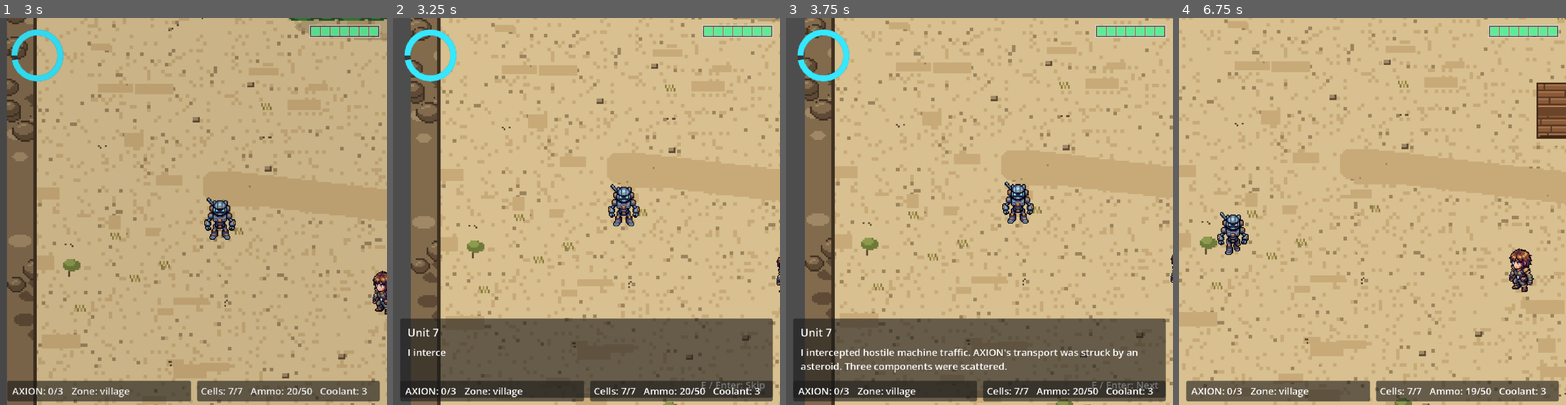
Above: before the commit, frames 1-4 (left to right).
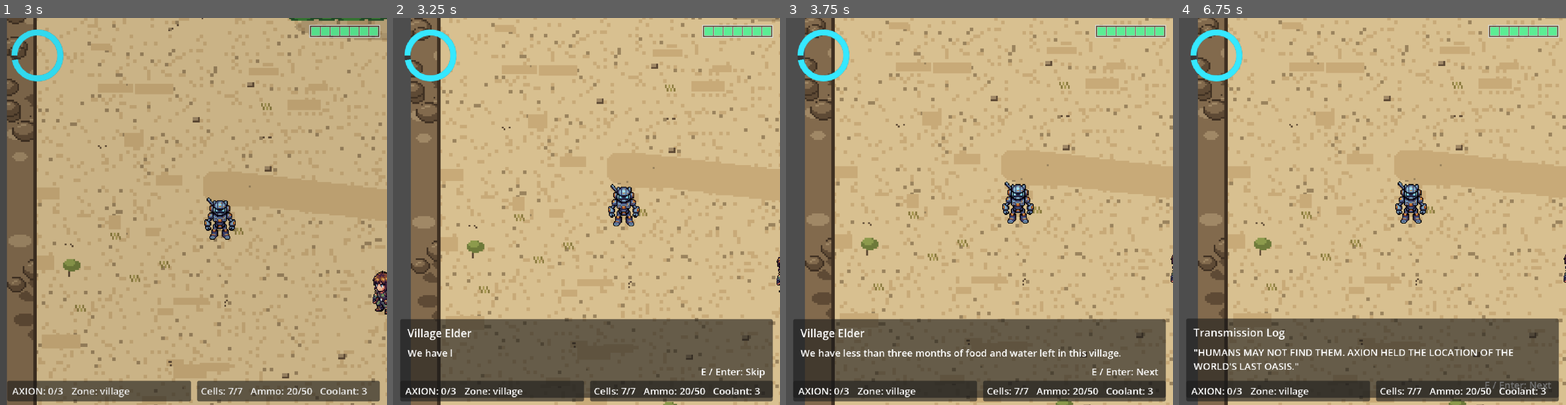
Above: after the commit, the same moments.

Repository: Barachiell/unit-7-oasis
Game: Godot game, scene res://ui/title_screen.tscn
Same seed, same stepped clock (60 frames per second), same inputs: the game is played once before the commit and once after it. Video files are missing from this copy of the repository; at most half a second of black plays in their place.
Inputs (mouse positions are in pixels of both pictures, inside the frame that each line leads up to):
- Up to frame 1 (3 s): click "PLAY" at 0.5 s; click "Start" at 1.25 s; tap Enter (ui_accept) at 2, 2.27, 2.75 s; move the mouse to (278, 192) at 2.02 s; hold D (move_right) 2.03-2.78 s; hold E (advance_dialogue) 2.03-2.78 s; tap Shift (run) at 2.3, 2.85 s; move the mouse to (116, 230) at 2.77 s; hold S (move_down) from 2.78 s (still down)
- Up to frame 2 (3.25 s): keep holding S (move_down); tap Enter (ui_accept) at 3.02 s; tap E (advance_dialogue) at 3.05 s
- Up to frame 3 (3.75 s): move the mouse to (1018, 126) at 3.52 s; release S (move_down) at 3.53 s; hold D (move_right) from 3.53 s (still down); hold E (advance_dialogue) from 3.53 s (still down)
- Up to frame 4 (6.75 s): tap Shift (run) at 3.8, 4.35, 5.3 s; tap Enter (ui_accept) at 4.25, 4.52, 5.27, 5.75, 6.02 s; move the mouse to (1353, 288) at 4.27 s; release D (move_right) at 4.28 s; release E (advance_dialogue) at 4.28 s; hold W (move_up) 4.28-5.03 s; tap E (advance_dialogue) at 4.55, 6.05 s; move the mouse to (1488, 269) at 5.02 s; press the mouse at (1488, 269) at 5.03 s; hold A (move_left) 5.03-6.53 s; tap Escape (ui_cancel) at 5.65 s; move the mouse to (1256, 153) at 5.77 s; release the mouse at (1256, 153) at 5.78 s; tap R (use_coolant) at 5.85 s; move the mouse to (1391, 211) at 6.52 s; hold S (move_down) from 6.53 s (still down); hold E (advance_dialogue) from 6.53 s (still down)

Frame 1 is identical in both runs. In frame 2, 0.8% of the frame differs, in the area x 3-99%, y 77-97%; in frame 3, 2.1%; in frame 4, 35%, in the area x 0-100%, y 0-100%.

Commit message:
feat: add ending video flow and update narrative text
- add reusable video sequence scene/script for intro and ending

- route final AXION completion to ending video scene

- add ending OGV asset and export preset config updates

- refresh dialogue text content

Co-authored-by: Copilot <223556219+Copilot@users.noreply.github.com>

Diff:
--- a/autoload/game_manager.gd
+++ b/autoload/game_manager.gd
@@ -20,6 +20,9 @@
 var intro_played: bool = false
 
 func _ready() -> void:
+	get_tree().debug_collisions_hint = false
+	get_tree().debug_navigation_hint = false
+	get_tree().debug_paths_hint = false
 	reset_run_state()
 
 func reset_run_state() -> void:
--- a/data/dialogue.json
+++ b/data/dialogue.json
@@ -2,25 +2,45 @@
   "intro_opening": [
     {
       "speaker": "Narrator",
-      "text": "In a world where AI took over and humanity was scattered.."
+      "text": "In a world where AI took over and humanity was scattered..."
     }
   ],
   "intro_transmission": [
     {
       "speaker": "Village Elder",
-      "text": "The world has run dry. We have less than three months of food and water left in this village."
+      "text": "Sieb, I'm worried..."
+    },
+    {
+      "speaker": "Village Elder",
+      "text": "We have less than three months of food and water left in this village."
     },
     {
       "speaker": "Unit 7",
-      "text": "I intercepted hostile machine traffic. AXION's transport was struck by an asteroid. Three components were scattered."
+      "text": "Hanssiee, I need to tell you something."
+    },
+    {
+      "speaker": "Unit 7",
+      "text": "I intercepted hostile machine traffic. AXION's transport was struck by an asteroid. Three components were scattered, and they hold information that could save us all."
+    },
+    {
+      "speaker": "Narrator",
+      "text": "In Sieb's mind, the message pulsed:"
     },
     {
       "speaker": "Transmission Log",
       "text": "\"HUMANS MAY NOT FIND THEM. AXION HELD THE LOCATION OF THE WORLD'S LAST OASIS.\""
     },
     {
-      "speaker": "Unit 7",
-      "text": "Objective acknowledged. Recover all three components. Directions received: NORTH, then WEST, then NORTH."
+      "speaker": "Arwen",
+      "text": "Sieb, if you are certain, go! Only you can save us."
+    },
+    {
+      "speaker": "Narrator",
+      "text": "In Sieb's mind, the message goes:"
+    },
+    {
+      "speaker": "Transmission Log",
+      "text": "Objective acknowledged. Recover all three components. Directions received: UP, LEFT, UP."
     }
   ],
   "component_north_found": [
@@ -32,7 +52,11 @@
   "component_west_found": [
     {
       "speaker": "Unit 7",
-      "text": "Second AXION component recovered. Final direction: NORTH once more."
+      "text": "Second AXION component recovered. Final direction: NORTH."
+    },
+    {
+      "speaker": "Unit 7",
+      "text": "We are so close."
     }
   ],
   "component_final_found": [
@@ -42,7 +66,11 @@
     },
     {
       "speaker": "Unit 7",
-      "text": "Assembly complete, but AXION will not boot without its hard drive."
+      "text": "..."
+    },
+    {
+      "speaker": "Unit 7",
+      "text": "Assembly complete. AXION will not boot without energy. You need to connect it to yourself."
     },
     {
       "speaker": "Unit 7",
@@ -52,11 +80,15 @@
   "ending_return": [
     {
       "speaker": "AXION",
-      "text": "CONNECTION COMPLETE\n\nGEOLOCATIZATION ACQUIRE\n\nACTIVATE BOMB TO HUMANS LAST LOCATION"
+      "text": "Hi, Unit 7... or Sieb..."
     },
     {
       "speaker": "AXION",
-      "text": "HUMANITY ANIALATED\nAI WINS"
+      "text": "Geolocation acquired..."
+    },
+    {
+      "speaker": "AXION",
+      "text": "Thank you for the final location of all humans."
     }
   ],
   "village_human_1": [
--- a/project.godot
+++ b/project.godot
@@ -105,4 +105,5 @@
 [rendering]
 
 textures/canvas_textures/default_texture_filter=0
+textures/vram_compression/import_etc2_astc=true
 renderer/rendering_method="gl_compatibility"
--- a/scripts/ui/intro_sequence.gd
+++ /dev/null
@@ -1,96 +0,0 @@
-extends Control
-
-const VILLAGE_SCENE_PATH := "res://scenes/zones/village.tscn"
-const INTRO_VIDEO_PATH := "res://assets/video/oasis_intro.ogv"
-const INTRO_DIALOGUE_ID := "intro_opening"
-const DIALOGUE_MANAGER_PATH := "/root/DialogueManager"
-const GAME_MANAGER_PATH := "/root/GameManager"
-const VIDEO_SOURCE_SIZE := Vector2(1280.0, 720.0)
-const VIDEO_ZOOM := 1.35
-
-@onready var intro_video_player: VideoStreamPlayer = $VideoCenter/IntroVideoPlayer
-@onready var continue_label: Label = $ContinuePrompt/ContinueLabel
-
-var is_awaiting_continue: bool = false
-var is_transitioning: bool = false
-
-func _ready() -> void:
-	continue_label.visible = false
-	intro_video_player.custom_minimum_size = _zoomed_video_size()
-	_play_sequence()
-
-func _unhandled_input(event: InputEvent) -> void:
-	if not is_awaiting_continue or is_transitioning:
-		return
-
-	if event.is_action_pressed("interact") or event.is_action_pressed("advance_dialogue"):
-		get_viewport().set_input_as_handled()
-		_start_game()
-
-func _play_sequence() -> void:
-	await get_tree().process_frame
-	await _show_intro_dialogue()
-	if is_transitioning:
-		return
-
-	await _play_intro_video()
-	if is_transitioning:
-		return
-
-	_await_player_continue()
-
-func _show_intro_dialogue() -> void:
-	var dialogue_manager: Node = get_node_or_null(DIALOGUE_MANAGER_PATH)
-	if dialogue_manager == null:
-		push_warning("DialogueManager autoload missing; skipping intro dialogue.")
-		return
-
-	var started: bool = dialogue_manager.show_dialogue(INTRO_DIALOGUE_ID)
-	if not started:
-		return
-
-	while true:
-		var finished_id: String = await dialogue_manager.dialogue_finished
-		if finished_id == INTRO_DIALOGUE_ID:
-			return
-
-func _play_intro_video() -> void:
-	var intro_stream: VideoStream = _load_intro_stream()
-	if intro_stream == null:
-		push_warning("Intro video stream could not be loaded; skipping playback.")
-		return
-
-	intro_video_player.stream = intro_stream
-	intro_video_player.visible = true
-	intro_video_player.play()
-	await intro_video_player.finished
-
-func _zoomed_video_size() -> Vector2:
-	var viewport_width: float = float(ProjectSettings.get_setting("display/window/size/viewport_width"))
-	var scale: float = (viewport_width / VIDEO_SOURCE_SIZE.x) * VIDEO_ZOOM
-	return (VIDEO_SOURCE_SIZE * scale).round()
-
-func _load_intro_stream() -> VideoStream:
-	if not ResourceLoader.exists(INTRO_VIDEO_PATH):
-		return null
-
-	var loaded_stream: Resource = ResourceLoader.load(INTRO_VIDEO_PATH)
-	if loaded_stream is VideoStream:
-		return loaded_stream
-
-	return null
-
-func _await_player_continue() -> void:
-	continue_label.visible = true
-	is_awaiting_continue = true
-
-func _start_game() -> void:
-	if is_transitioning:
-		return
-
-	is_transitioning = true
-	is_awaiting_continue = false
-	continue_label.visible = false
-	var game_manager: OasisGameManager = get_node(GAME_MANAGER_PATH)
-	game_manager.reset_run_state()
-	get_tree().change_scene_to_file(VILLAGE_SCENE_PATH)
--- /dev/null
+++ b/scripts/ui/video_sequence.gd
@@ -0,0 +1,137 @@
+class_name VideoSequence
+extends Control
+
+const DIALOGUE_MANAGER_PATH := "/root/DialogueManager"
+const GAME_MANAGER_PATH := "/root/GameManager"
+const DEFAULT_NEXT_SCENE_PATH := "res://ui/main_menu.tscn"
+const VIDEO_SOURCE_SIZE := Vector2(1280.0, 720.0)
+
+@export_file("*.ogv") var video_path: String = ""
+@export var dialogue_id: String = ""
+@export_file("*.tscn") var next_scene_path: String = ""
+@export var resets_run_state_on_exit: bool = false
+@export var video_zoom: float = 1.35
+@export var continue_text: String = "Press Enter to continue"
+@export var is_skippable: bool = true
+
+@onready var video_player: VideoStreamPlayer = $VideoCenter/VideoPlayer
+@onready var continue_label: Label = $ContinuePrompt/ContinueLabel
+
+var is_awaiting_continue: bool = false
+var is_transitioning: bool = false
+
+func _ready() -> void:
+	continue_label.visible = false
+	continue_label.text = continue_text
+	video_player.custom_minimum_size = _zoomed_video_size()
+	_play_sequence()
+
+func _unhandled_input(event: InputEvent) -> void:
+	if is_transitioning:
+		return
+
+	if is_awaiting_continue:
+		if event.is_action_pressed("interact") or event.is_action_pressed("advance_dialogue"):
+			get_viewport().set_input_as_handled()
+			_go_to_next_scene()
+		return
+
+	if not is_skippable:
+		return
+	if not event.is_action_pressed("ui_cancel"):
+		return
+	if not video_player.is_playing():
+		return
+
+	get_viewport().set_input_as_handled()
+	video_player.stop()
+	_await_player_continue()
+
+func _play_sequence() -> void:
+	await get_tree().process_frame
+	await _show_dialogue()
+	if is_transitioning:
+		return
+
+	await _play_video()
+	if is_transitioning:
+		return
+
+	_await_player_continue()
+
+func _show_dialogue() -> void:
+	if dialogue_id.is_empty():
+		return
+
+	var dialogue_manager: Node = get_node_or_null(DIALOGUE_MANAGER_PATH)
+	if dialogue_manager == null:
+		push_warning("DialogueManager autoload missing; skipping dialogue.")
+		return
+
+	var started: bool = dialogue_manager.show_dialogue(dialogue_id)
+	if not started:
+		return
+
+	while true:
+		var finished_id: String = await dialogue_manager.dialogue_finished
+		if finished_id == dialogue_id:
+			return
+
+func _play_video() -> void:
+	var stream: VideoStream = _load_video_stream()
+	if stream == null:
+		push_warning("Video stream '%s' could not be loaded; skipping playback." % video_path)
+		return
+
+	video_player.stream = stream
+	video_player.visible = true
+	video_player.play()
+	await video_player.finished
+
+func _zoomed_video_size() -> Vector2:
+	var viewport_width: float = float(ProjectSettings.get_setting("display/window/size/viewport_width"))
+	var scale: float = (viewport_width / VIDEO_SOURCE_SIZE.x) * video_zoom
+	return (VIDEO_SOURCE_SIZE * scale).round()
+
+func _load_video_stream() -> VideoStream:
+	if video_path.is_empty():
+		push_warning("Video path is empty; skipping playback.")
+		return null
+	if not ResourceLoader.exists(video_path):
+		return null
+
+	var loaded_stream: Resource = ResourceLoader.load(video_path)
+	if loaded_stream is VideoStream:
+		return loaded_stream
+
+	return null
+
+func _await_player_continue() -> void:
+	if is_awaiting_continue:
+		return
+	continue_label.visible = true
+	is_awaiting_continue = true
+
+func _go_to_next_scene() -> void:
+	if is_transitioning:
+		return
+
+	is_transitioning = true
+	is_awaiting_continue = false
+	continue_label.visible = false
+
+	if resets_run_state_on_exit:
+		var game_manager: OasisGameManager = get_node_or_null(GAME_MANAGER_PATH)
+		if game_manager == null:
+			push_error("GameManager autoload missing; cannot reset run state.")
+		else:
+			game_manager.reset_run_state()
+
+	var target_scene_path: String = _resolve_next_scene_path()
+	get_tree().change_scene_to_file(target_scene_path)
+
+func _resolve_next_scene_path() -> String:
+	if not next_scene_path.is_empty():
+		return next_scene_path
+	push_error("VideoSequence next_scene_path is empty. Falling back to main menu.")
+	return DEFAULT_NEXT_SCENE_PATH
--- a/scripts/zones/zone_runtime.gd
+++ b/scripts/zones/zone_runtime.gd
@@ -10,6 +10,7 @@
 const SCRAPPER_SCENE := preload("res://scenes/enemies/scrapper.tscn")
 const HAULER_SCENE := preload("res://scenes/enemies/hauler.tscn")
 const LOCKED_EXIT_HINT_DURATION: float = 2.0
+const ENDING_SCENE_PATH := "res://ui/ending_sequence.tscn"
 
 @export var zone_id: String = ""
 @export var room_width: int = 46
@@ -106,7 +107,7 @@
 		_set_hostiles_paused(false)
 		await _fade_to_black(0.35, 1.0)
 		game_manager.reset_run_state()
-		get_tree().change_scene_to_file(game_manager.MAIN_MENU_SCENE_PATH)
+		get_tree().change_scene_to_file(ENDING_SCENE_PATH)
 		return
 
 	if should_pause_hostiles:
--- /dev/null
+++ b/ui/ending_sequence.tscn
@@ -0,0 +1,63 @@
+[gd_scene load_steps=2 format=3]
+
+[ext_resource type="Script" path="res://scripts/ui/video_sequence.gd" id="1_2x8m0"]
+
+[node name="EndingSequence" type="Control"]
+layout_mode = 3
+anchors_preset = 15
+anchor_right = 1.0
+anchor_bottom = 1.0
+grow_horizontal = 2
+grow_vertical = 2
+clip_contents = true
+mouse_filter = 2
+script = ExtResource("1_2x8m0")
+video_path = "res://assets/video/oasis_ending.ogv"
+next_scene_path = "res://ui/main_menu.tscn"
+continue_text = "Press Enter to return to the menu"
+
+[node name="Background" type="ColorRect" parent="."]
+layout_mode = 1
+anchors_preset = 15
+anchor_right = 1.0
+anchor_bottom = 1.0
+grow_horizontal = 2
+grow_vertical = 2
+mouse_filter = 2
+color = Color(0, 0, 0, 1)
+
+[node name="VideoCenter" type="CenterContainer" parent="."]
+layout_mode = 1
+anchors_preset = 15
+anchor_right = 1.0
+anchor_bottom = 1.0
+grow_horizontal = 2
+grow_vertical = 2
+mouse_filter = 2
+
+[node name="VideoPlayer" type="VideoStreamPlayer" parent="VideoCenter"]
+visible = false
+layout_mode = 2
+expand = true
+
+[node name="ContinuePrompt" type="MarginContainer" parent="."]
+layout_mode = 1
+anchors_preset = 12
+anchor_top = 1.0
+anchor_right = 1.0
+anchor_bottom = 1.0
+offset_top = -72.0
+grow_horizontal = 2
+grow_vertical = 0
+mouse_filter = 2
+theme_override_constants/margin_left = 24
+theme_override_constants/margin_right = 24
+theme_override_constants/margin_bottom = 24
+
+[node name="ContinueLabel" type="Label" parent="ContinuePrompt"]
+visible = false
+layout_mode = 2
+theme_override_font_sizes/font_size = 18
+text = "Press Enter to continue"
+horizontal_alignment = 1
+vertical_alignment = 2
--- a/ui/intro_sequence.tscn
+++ b/ui/intro_sequence.tscn
@@ -1,6 +1,6 @@
 [gd_scene load_steps=2 format=3]
 
-[ext_resource type="Script" path="res://scripts/ui/intro_sequence.gd" id="1_kra7v"]
+[ext_resource type="Script" path="res://scripts/ui/video_sequence.gd" id="1_kra7v"]
 
 [node name="IntroSequence" type="Control"]
 layout_mode = 3
@@ -12,6 +12,10 @@
 clip_contents = true
 mouse_filter = 2
 script = ExtResource("1_kra7v")
+video_path = "res://assets/video/oasis_intro.ogv"
+dialogue_id = "intro_opening"
+next_scene_path = "res://scenes/zones/village.tscn"
+resets_run_state_on_exit = true
 
 [node name="Background" type="ColorRect" parent="."]
 layout_mode = 1
@@ -32,7 +36,7 @@
 grow_vertical = 2
 mouse_filter = 2
 
-[node name="IntroVideoPlayer" type="VideoStreamPlayer" parent="VideoCenter"]
+[node name="VideoPlayer" type="VideoStreamPlayer" parent="VideoCenter"]
 visible = false
 layout_mode = 2
 expand = true
Not shown, added: assets/video/oasis_ending.ogv.uid
Not shown, added: export_presets.cfg
Not shown, removed: scripts/ui/intro_sequence.gd.uid
Not shown, added: scripts/ui/video_sequence.gd.uid
Not shown, added: assets/video/oasis_ending.ogv
